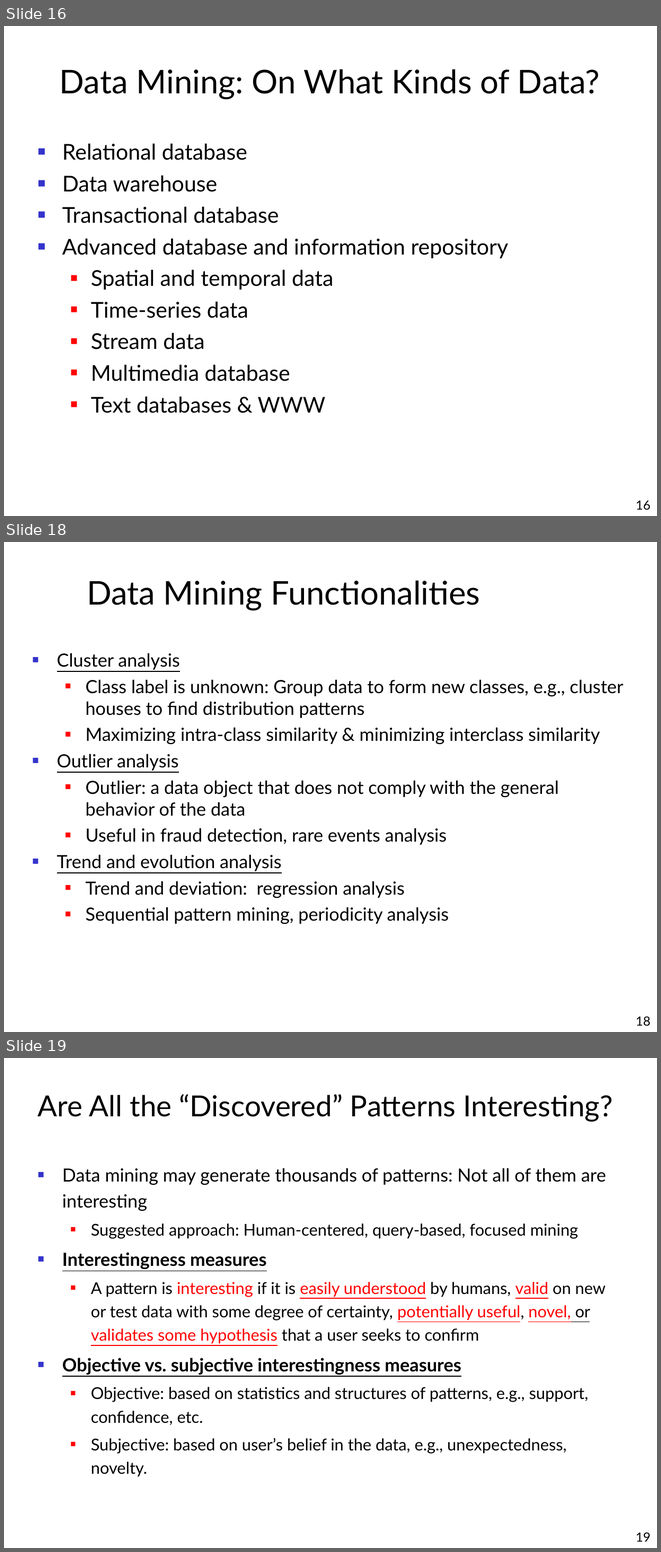
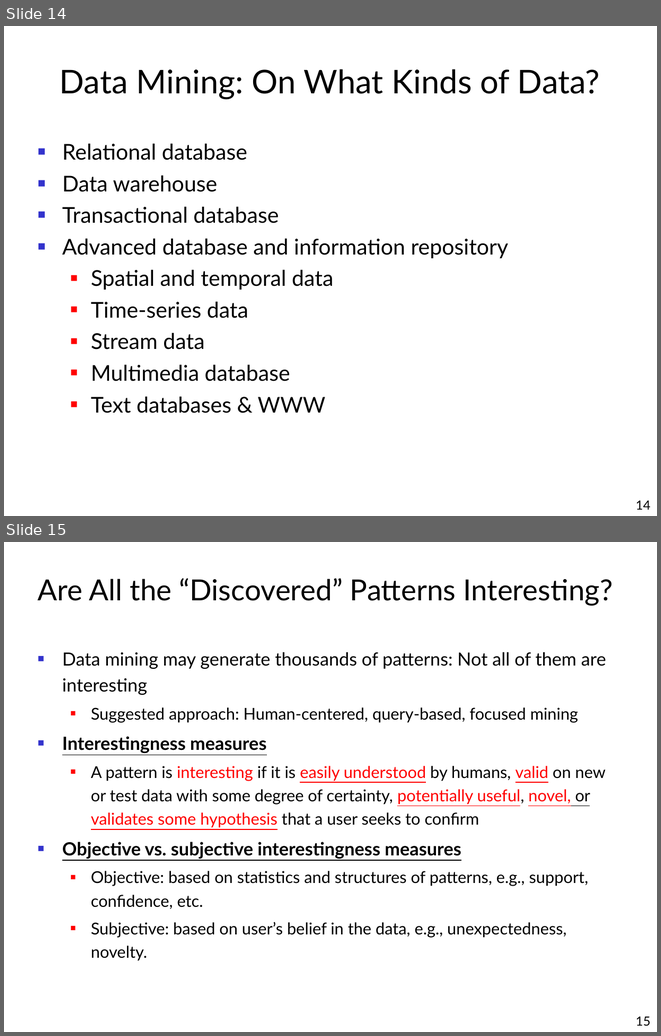
Before and after one commit to alaagamal98/web-based-his, a slide deck: Presentation/Data Mining.ppt. Shown one above the other, each under a label of ours: slides 16, 18 and 19 before the commit, slides 14 and 15 after it; the slides between them are not shown. The pictures are 661x1552 and 661x1036 pixels, drawn with LibreOffice and Linux fonts; fonts in the diff are those of the drawing; background and template pictures are left out. Boxes give left, top, right and bottom in pixels: in the first picture for what was removed or moved away, otherwise in the second. Text is boxed around its words. In the diff, an @@ line names an element or a change of style, - is before the commit and + after.

```diff
--- a/Presentation/Data Mining.ppt
+++ b/Presentation/Data Mining.ppt
@@ slide 18 removed at [4, 542, 657, 1032], background #FFFFFF @@
@@ title removed at [87, 580, 480, 611] @@
-Data Mining Functionalities
@@ text removed at [57, 653, 623, 924] @@
-■ Cluster analysis
-  ■ Class label is unknown: Group data to form new classes, e.g., cluster houses to find distribution patterns
-  ■ Maximizing intra-class similarity & minimizing interclass similarity
-■ Outlier analysis
-  ■ Outlier: a data object that does not comply with the general behavior of the data
-  ■ Useful in fraud detection, rare events analysis
-■ Trend and evolution analysis
-  ■ Trend and deviation: regression analysis
-  ■ Sequential pattern mining, periodicity analysis
@@ page number removed at [636, 1016, 651, 1026] @@
-18
@@ what was slide 16 is now slide 14 @@
@@ page number at [636, 500, 651, 509]: text changed @@
-16
+14
@@ what was slide 19 is now slide 15 @@
@@ page number at [636, 1016, 651, 1025]: text changed @@
-19
+15
```
Also in this commit, not shown: 4 slides changed, 6 other slides removed, 1 other file.
